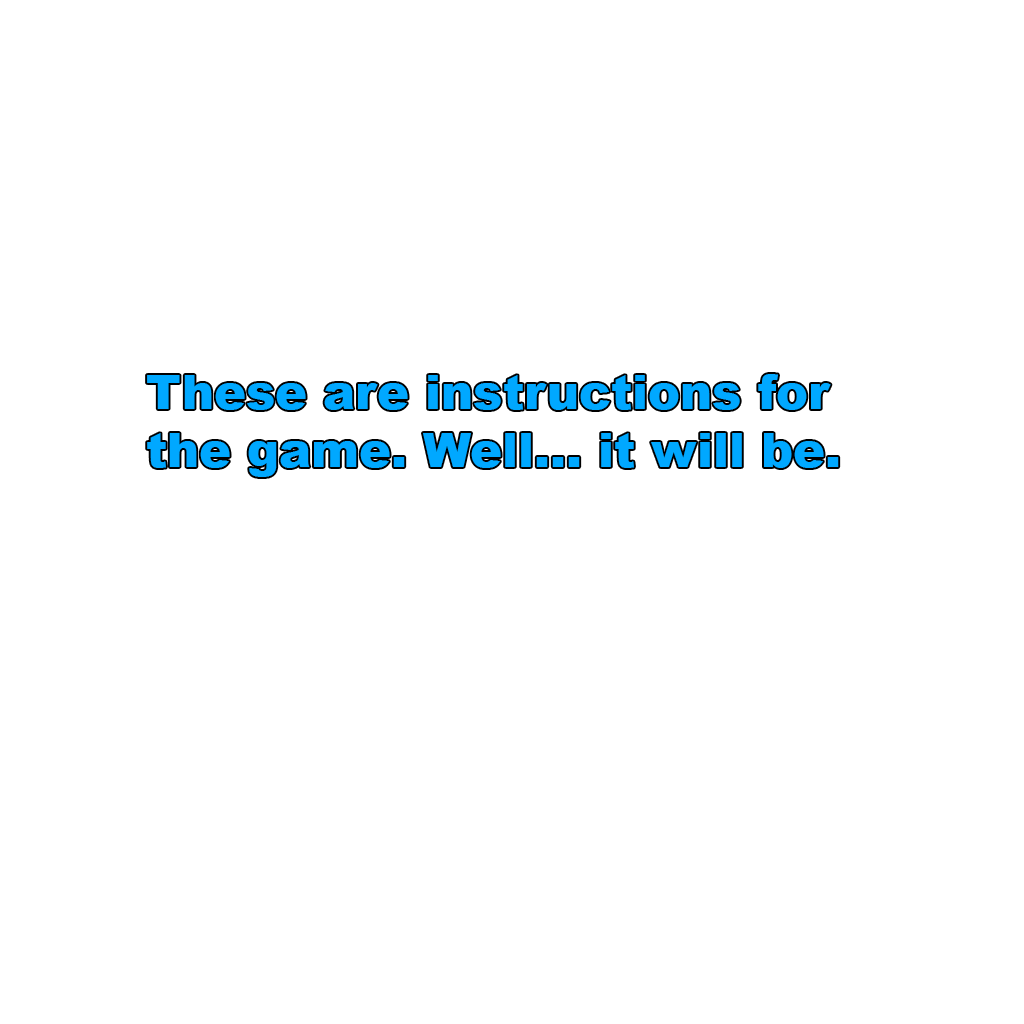
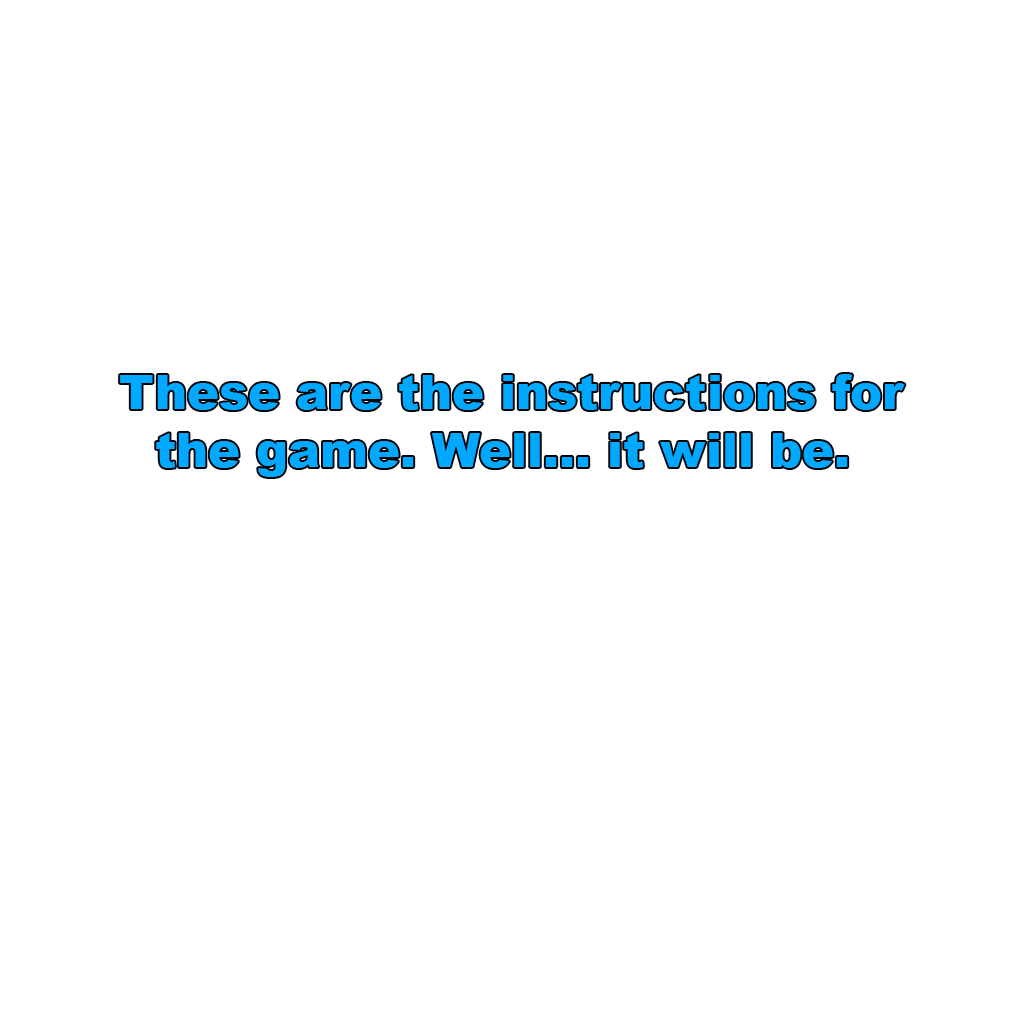
Revision of a layered 1024 x 1024 image; what changed, layer by layer:
renamed "These are instructions for the game. Well... it will be." to "These are the instructions for the game. Well... it will be.", painted on it over [left=120, top=374, right=905, bottom=477]
